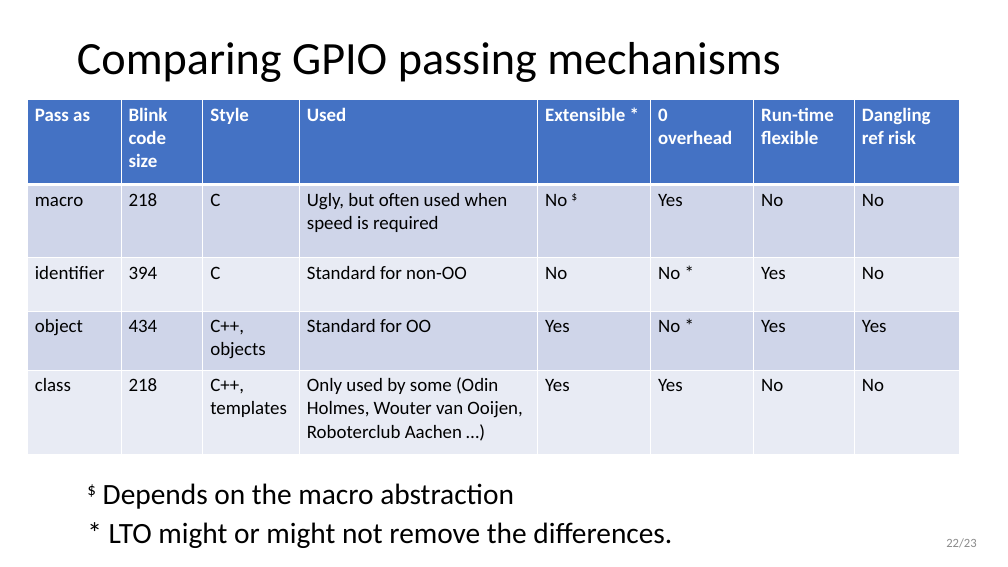
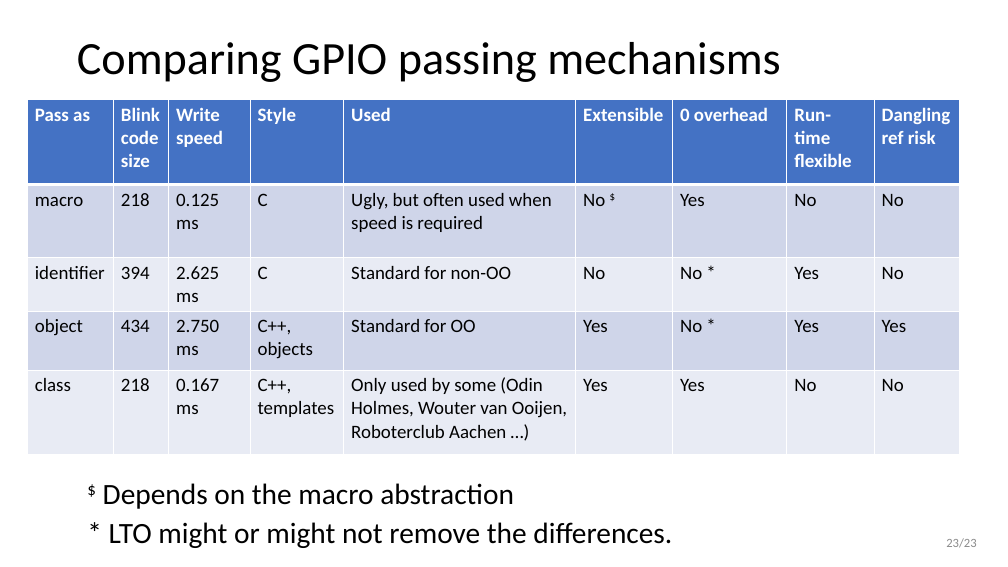
Before and after one commit to wovo/talk-gpio-abstractions, a slide deck: slide 23 of powerpoint/gpio-abstractions.pptx (slide 22 before the commit). Drawn at 1008x567 pixels with LibreOffice and Linux fonts; fonts in the diff are those of the drawing. Boxes give left, top, right and bottom in pixels: in the first picture for what was removed or moved away, otherwise in the second. Text is boxed around its words. In the diff, an @@ line names an element or a change of style, - is before the commit and + after.

```diff
--- a/powerpoint/gpio-abstractions.pptx
+++ b/powerpoint/gpio-abstractions.pptx
@@ table at bbox=[27, 100, 960, 454] @@
+column 3: Write speed | 0.125 ms | 2.625 ms | 2.750 ms | 0.167 ms
-column 6, row 1: Extensible *
+column 6, row 1: Extensible
```
Also in this commit, not shown: 10 other slides changed, 1 slide added, 3 other files.
